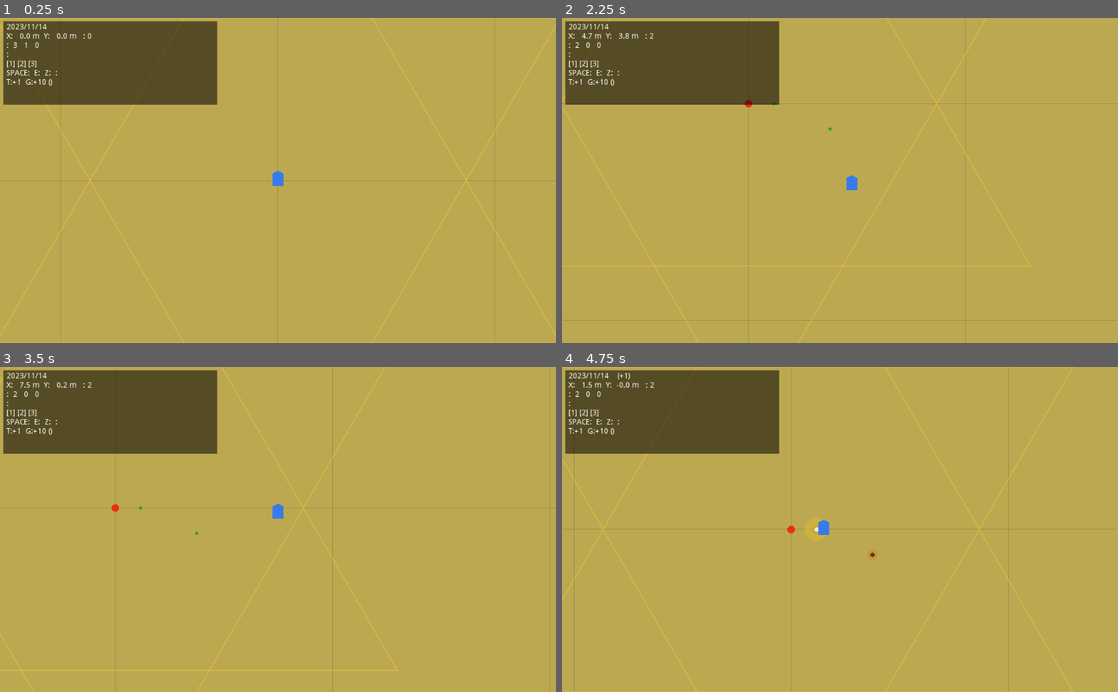
Above: before the commit, frames 1-4 (two rows, left to right).
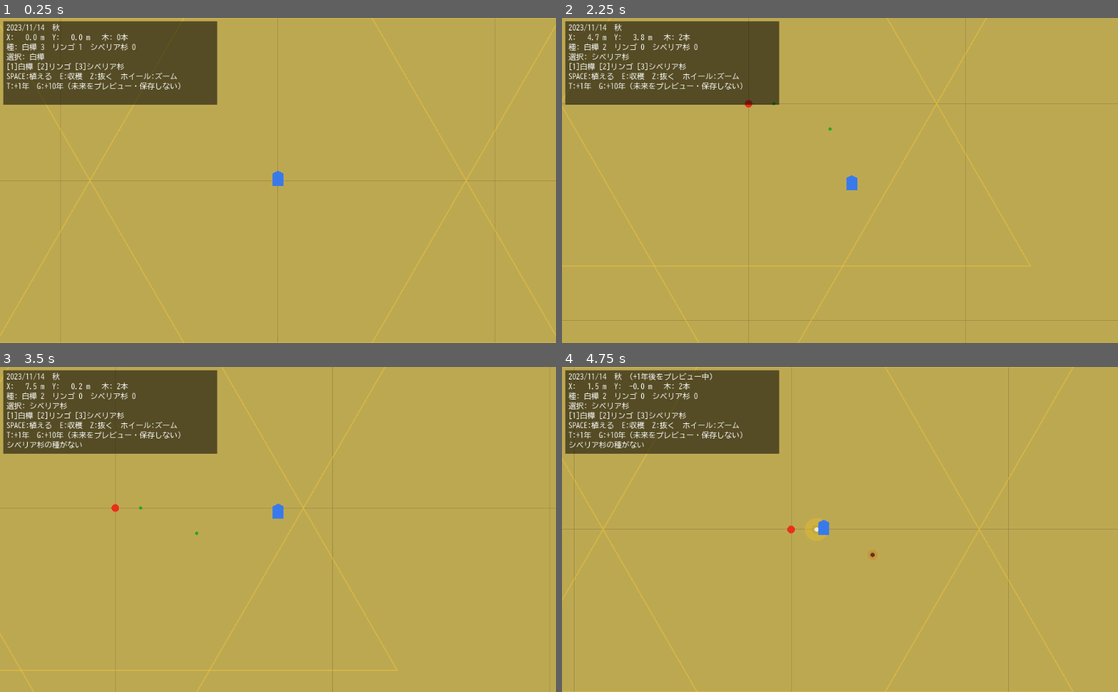
Above: after the commit, the same moments.

Repository: tomu-ai963/-kins-domain-life-planner
Game: Godot game, scene res://Main.tscn
Two runs of this game, one before a commit and one after it. Both use one fixed random seed, a clock stepped at 60 frames per second and the inputs below.
Inputs (mouse positions are in pixels of both pictures, inside the frame that each line leads up to):
- Up to frame 1 (0.25 s): no input
- Up to frame 2 (2.25 s): tap Enter at 0.5 s; move the mouse to (962, 164) at 0.52 s; hold Right 0.53-1.28 s; tap 1 at 0.6 s; click (962, 164) at 0.67 s; tap Space at 0.77, 1.52 s; move the mouse to (728, 196) at 1.27 s; hold Down 1.28-2.03 s; tap 2 at 1.35 s; move the mouse to (895, 109) at 2.02 s; hold Right from 2.03 s (still down); tap 3 at 2.1 s
- Up to frame 3 (3.5 s): move the mouse to (250, 594) at 2.77 s; release Right at 2.78 s; hold Up from 2.78 s (still down); tap E at 2.85 s; click (250, 594) at 2.92 s; tap Space at 3.02 s
- Up to frame 4 (4.75 s): move the mouse to (1006, 578) at 3.52 s; release Up at 3.53 s; hold Left from 3.53 s (still down); tap Z at 3.6 s; tap Space at 3.77, 4.52 s; move the mouse to (673, 480) at 4.27 s; tap T at 4.35 s

The runs differ from the first frame. In frame 1, 1.3% of the frame differs, in the area x 1-33%, y 1-23%; in frame 2, 1.4%; in frame 3, 1.5%; in frame 4, 1.6%, in the area x 1-33%, y 1-25%.

Commit message:
HUD の日本語が表示されるよう、BIZ UDゴシックを同梱して標準フォントにする
Godot 3 の標準フォントには日本語の文字が無く、HUD の日本語(季節・種・選択中の樹種・
収穫メッセージなど)が空白になっていた。

- fonts/BIZUDGothic-Regular.ttf(OFL 1.1、OFL.txt 同梱)。googlefonts/morisawa-biz-ud-gothic の
  ファイルと git blob ハッシュで一致を確認
- 座標表示の桁をそろえるため等幅版を選んだ
- project.godot の gui/theme/custom_font に fonts/hud_font.tres(DynamicFont 14px)を設定

Co-Authored-By: Claude Opus 5.5 <noreply@anthropic.com>

Diff:
--- /dev/null
+++ b/fonts/hud_font.tres
@@ -0,0 +1,7 @@
+[gd_resource type="DynamicFont" load_steps=2 format=2]
+
+[ext_resource path="res://fonts/BIZUDGothic-Regular.ttf" type="DynamicFontData" id=1]
+
+[resource]
+size = 14
+font_data = ExtResource( 1 )
--- a/project.godot
+++ b/project.godot
@@ -17,6 +17,7 @@
 [gui]
 
 common/drop_mouse_on_gui_input_disabled=true
+theme/custom_font="res://fonts/hud_font.tres"
 
 [physics]
 
Binary file added: fonts/BIZUDGothic-Regular.ttf
Not shown, added: fonts/OFL.txt
Not shown, added: fonts/README.md
